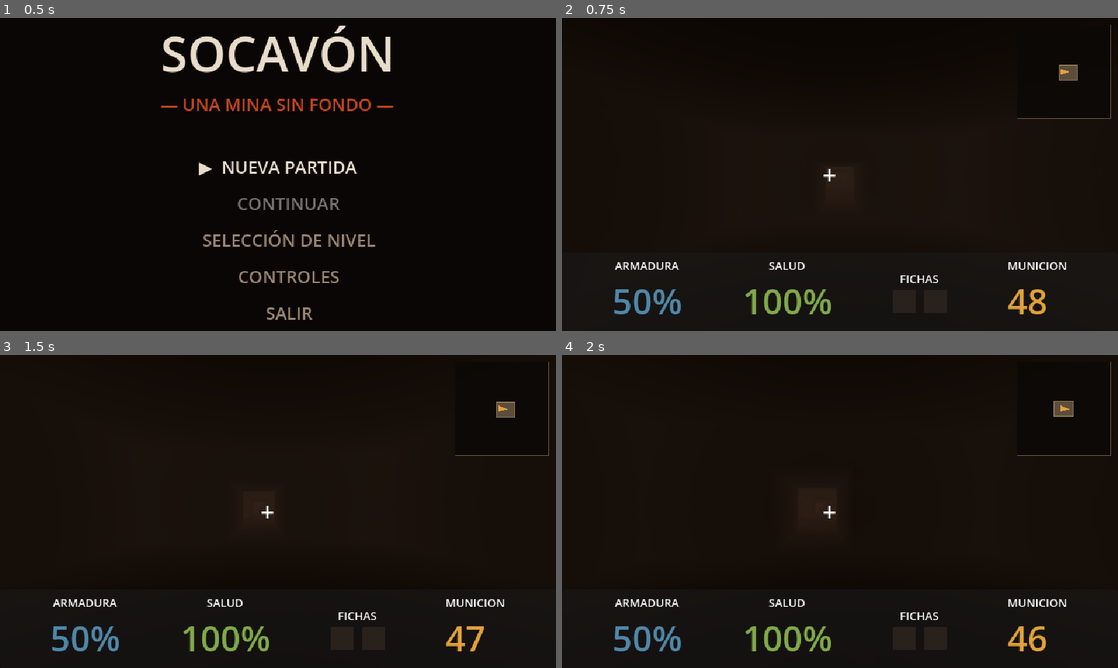
Above: before the commit, frames 1-4 (two rows, left to right).
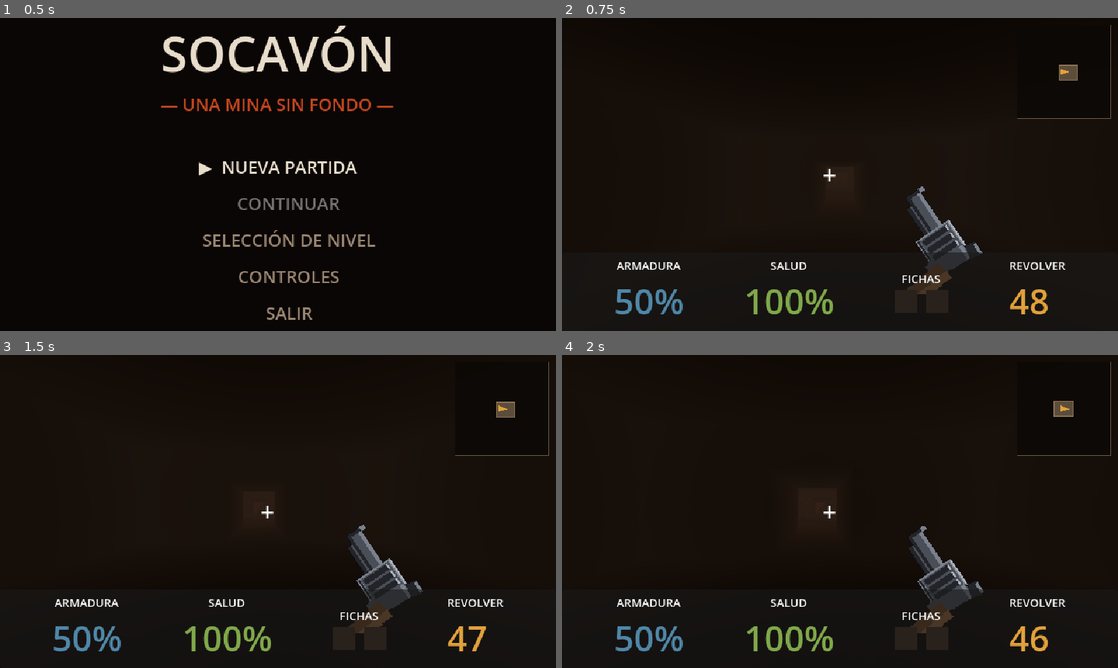
Above: after the commit, the same moments.

Repository: xXJotaHacheXx/Socavon
Game: Godot game, scene res://escenas/menu.tscn
Two runs of this game, one before a commit and one after it. Both use one fixed random seed, a clock stepped at 60 frames per second and the inputs below.
Inputs (mouse positions are in pixels of both pictures, inside the frame that each line leads up to):
- Up to frame 1 (0.5 s): no input
- Up to frame 2 (0.75 s): click "▶ NUEVA PARTIDA" at 0.5 s
- Up to frame 3 (1.5 s): tap Enter (ui_accept) at 1.25 s; move the mouse to (305, 511) at 1.27 s; press the mouse at (305, 511) at 1.28 s; hold W (adelante) from 1.28 s (still down)
- Up to frame 4 (2 s): keep holding W (adelante); tap Enter (ui_accept) at 1.52 s; tap 1 (arma1, bound only after the commit) at 1.55 s

Frame 1 is identical in both runs. In frame 2, 3.6% of the frame differs, in the area x 9-91%, y 53-95%; in frame 3, 3.5%; in frame 4, 3.5%.

Commit message:
Nivel 2 completo, Nahual y escopeta en el suelo

Diff:
--- /dev/null
+++ b/escenas/escopeta.tscn
@@ -0,0 +1,27 @@
+[gd_scene format=3 uid="uid://d23j6e8qx4j0a"]
+
+[ext_resource type="Script" uid="uid://uoyinyifn60" path="res://scripts/escopeta.gd" id="1_y8far"]
+[ext_resource type="AudioStream" uid="uid://d0delw41w6rmq" path="res://assets/audio/cartuchos.wav" id="2_mj3u4"]
+[ext_resource type="Texture2D" uid="uid://cdwoh75hxokrp" path="res://assets/armas/escopeta_suelo.png" id="2_yfjhy"]
+
+[sub_resource type="SphereShape3D" id="SphereShape3D_cg8h7"]
+radius = 1.0
+
+[node name="Escopeta" type="Area3D" unique_id=1343720183]
+script = ExtResource("1_y8far")
+
+[node name="CollisionShape3D" type="CollisionShape3D" parent="." unique_id=171120553]
+transform = Transform3D(1, 0, 0, 0, 1, 0, 0, 0, 1, 0, 0.6, 0)
+shape = SubResource("SphereShape3D_cg8h7")
+
+[node name="Sprite3D" type="Sprite3D" parent="." unique_id=553232166]
+transform = Transform3D(1, 0, 0, 0, 1, 0, 0, 0, 1, 0, 0.45, 0)
+pixel_size = 0.028
+billboard = 2
+alpha_cut = 1
+texture_filter = 0
+texture = ExtResource("2_yfjhy")
+
+[node name="Sonido" type="AudioStreamPlayer3D" parent="." unique_id=1771903483]
+stream = ExtResource("2_mj3u4")
+bus = &"SFX"
--- a/escenas/jugador.tscn
+++ b/escenas/jugador.tscn
@@ -4,8 +4,11 @@
 [ext_resource type="Script" uid="uid://b1ulsu68lgpjm" path="res://scripts/disparo.gd" id="2_jpodt"]
 [ext_resource type="Script" uid="uid://d06ldto013rik" path="res://scripts/hud.gd" id="3_njcx7"]
 [ext_resource type="AudioStream" uid="uid://rq6qk4rx7hji" path="res://assets/audio/disparo.wav" id="3_xutah"]
+[ext_resource type="AudioStream" uid="uid://b72lllg4dh46t" path="res://assets/audio/escopeta.wav" id="4_4mp40"]
 [ext_resource type="Script" uid="uid://c16jrn7haxsd6" path="res://scripts/minimapa.gd" id="5_as36m"]
 [ext_resource type="AudioStream" uid="uid://05dx7ibg2ubk" path="res://assets/audio/dano.wav" id="5_ovq70"]
+[ext_resource type="Texture2D" uid="uid://bjp0joxmq1ot3" path="res://assets/armas/revolver.png" id="6_e85mw"]
+[ext_resource type="Script" uid="uid://166yadgsk5ra" path="res://scripts/arma_vista.gd" id="7_e85mw"]
 
 [sub_resource type="CapsuleShape3D" id="CapsuleShape3D_cg8h7"]
 radius = 0.4
@@ -33,6 +36,10 @@
 
 [node name="Sonido" type="AudioStreamPlayer3D" parent="Camera3D/RayoDisparo" unique_id=507561264]
 stream = ExtResource("3_xutah")
+bus = &"SFX"
+
+[node name="SonidoEscopeta" type="AudioStreamPlayer3D" parent="Camera3D/RayoDisparo" unique_id=895673113]
+stream = ExtResource("4_4mp40")
 bus = &"SFX"
 
 [node name="HUD" type="CanvasLayer" parent="." unique_id=2107753356]
@@ -66,6 +73,14 @@
 mouse_filter = 2
 color = Color(1, 0, 0.12941177, 0)
 
+[node name="Arma" type="Sprite2D" parent="HUD" unique_id=1594136117]
+position = Vector2(416, 246)
+scale = Vector2(0.75, 0.75)
+texture = ExtResource("6_e85mw")
+flip_h = true
+hframes = 2
+script = ExtResource("7_e85mw")
+
 [node name="Placa" type="PanelContainer" parent="HUD" unique_id=1788979559]
 custom_minimum_size = Vector2(0, 90)
 anchors_preset = 12
@@ -167,6 +182,7 @@
 [node name="Minimapa" type="Control" parent="HUD" unique_id=2101099871]
 clip_contents = true
 layout_mode = 3
+anchors_preset = 1
 anchor_left = 1.0
 anchor_right = 1.0
 offset_left = -116.0
--- a/escenas/nivel1.tscn
+++ b/escenas/nivel1.tscn
@@ -1,12 +1,16 @@
 [gd_scene format=3 uid="uid://dbpnmw4pxdyso"]
 
 [ext_resource type="Script" uid="uid://dfu2856kqg0nw" path="res://scripts/nivel.gd" id="1_v7j7s"]
+[ext_resource type="Shader" uid="uid://jvuwv2fxgrpf" path="res://assets/retro.gdshader" id="2_kkmol"]
 [ext_resource type="Material" uid="uid://dm8vtpic13w2w" path="res://assets/mina.tres" id="2_orta5"]
 [ext_resource type="PackedScene" uid="uid://bj7n5u2bfpyiq" path="res://escenas/jugador.tscn" id="2_w1egi"]
 [ext_resource type="PackedScene" uid="uid://cblw4w3d67khd" path="res://escenas/cartuchos.tscn" id="3_2iqcv"]
+[ext_resource type="Texture2D" uid="uid://cyi8n0cw15xmv" path="res://assets/texturas/roca_pared.png" id="3_fxtjo"]
 [ext_resource type="PackedScene" uid="uid://ptbu42m5anjk" path="res://escenas/barretero.tscn" id="3_kkmol"]
+[ext_resource type="Texture2D" uid="uid://dq3g604o3asvw" path="res://assets/texturas/roca_piso.png" id="4_oicwc"]
 [ext_resource type="PackedScene" uid="uid://hv2muokpk4v" path="res://escenas/ficha.tscn" id="4_orta5"]
 [ext_resource type="PackedScene" uid="uid://he53hi2i6bkt" path="res://escenas/puerta.tscn" id="5_47yg7"]
+[ext_resource type="Texture2D" uid="uid://cgu2p4w2k6xb1" path="res://assets/texturas/roca_techo.png" id="5_udv6t"]
 [ext_resource type="PackedScene" uid="uid://d2iorb2hpjgbo" path="res://escenas/secreto.tscn" id="6_2iqcv"]
 [ext_resource type="PackedScene" uid="uid://ca8yqdhup3np0" path="res://escenas/elevador.tscn" id="7_fxtjo"]
 [ext_resource type="PackedScene" uid="uid://dv1wmm5w7chbp" path="res://escenas/fin_nivel.tscn" id="8_oicwc"]
@@ -14,10 +18,20 @@
 [ext_resource type="AudioStream" uid="uid://fpa4klldun6u" path="res://assets/audio/musica_mina.ogg" id="11_47yg7"]
 
 [sub_resource type="NavigationMesh" id="NavigationMesh_udv6t"]
-vertices = PackedVector3Array(-55, 9, -32, -55, 9, 31, 56, 9, 31, 56, 9, -32, 38.25, 0.5, -3.5, 40, 0.5, -3. …(2012 unchanged characters)…
+vertices = PackedVector3Array(-55.5, 9, -32, -55.5, 9, 31, 57.5, 9, 31, 57.5, 9, -32, 38.25, 0.5, -3.5, 40, 0.5, -3. …(2012 unchanged characters)…
 polygons = [PackedInt32Array(3, 2, 0), PackedInt32Array(0, 2, 1), PackedInt32Array(4, 7, 5), PackedInt32Array(5, 7, 6), …(3365 unchanged characters)…
 geometry_parsed_geometry_type = 1
 agent_height = 1.8
+
+[sub_resource type="ShaderMaterial" id="ShaderMaterial_rup4v"]
+render_priority = 0
+shader = ExtResource("2_kkmol")
+shader_parameter/rejilla = 80.0
+shader_parameter/escala = 0.5
+shader_parameter/textura_pared = ExtResource("3_fxtjo")
+shader_parameter/textura_piso = ExtResource("4_oicwc")
+shader_parameter/textura_techo = ExtResource("5_udv6t")
+shader_parameter/tinte = Color(1, 1, 1, 1)
 
 [sub_resource type="Environment" id="Environment_cg8h7"]
 background_mode = 1
@@ -39,9 +53,9 @@
 use_collision = true
 
 [node name="Roca" type="CSGBox3D" parent="NavigationRegion3D/Mina" unique_id=889590046]
-transform = Transform3D(1, 0, 0, 0, 1, 0, 0, 0, 1, -0.86901855, 1.5, -0.5)
-size = Vector3(112, 14, 64)
-material = ExtResource("2_orta5")
+transform = Transform3D(1, 0, 0, 0, 1, 0, 0, 0, 1, 1, 1.5, -0.5)
+size = Vector3(114, 14, 64)
+material = SubResource("ShaderMaterial_rup4v")
 
 [node name="Entrada" type="CSGBox3D" parent="NavigationRegion3D/Mina" unique_id=839497837]
 transform = Transform3D(1, 0, 0, 0, 1, 0, 0, 0, 1, -40.5, 2.25, 10)
--- a/escenas/nivel2.tscn
+++ b/escenas/nivel2.tscn
@@ -3,6 +3,7 @@
 [ext_resource type="Script" uid="uid://dfu2856kqg0nw" path="res://scripts/nivel.gd" id="1_7h3xd"]
 [ext_resource type="Material" uid="uid://dm8vtpic13w2w" path="res://assets/mina.tres" id="2_ho4ip"]
 [ext_resource type="PackedScene" uid="uid://bj7n5u2bfpyiq" path="res://escenas/jugador.tscn" id="3_tmy65"]
+[ext_resource type="PackedScene" uid="uid://d23j6e8qx4j0a" path="res://escenas/escopeta.tscn" id="4_0l8vp"]
 [ext_resource type="PackedScene" uid="uid://hv2muokpk4v" path="res://escenas/ficha.tscn" id="4_vh1yy"]
 [ext_resource type="PackedScene" uid="uid://he53hi2i6bkt" path="res://escenas/puerta.tscn" id="5_4xigu"]
 [ext_resource type="PackedScene" uid="uid://d2iorb2hpjgbo" path="res://escenas/secreto.tscn" id="6_h7mt2"]
@@ -13,6 +14,7 @@
 [ext_resource type="Script" uid="uid://cby5tn0yc7ktb" path="res://scripts/agua.gd" id="11_4xigu"]
 [ext_resource type="Material" uid="uid://du43m6l8ehqvr" path="res://assets/agua.tres" id="12_h7mt2"]
 [ext_resource type="AudioStream" uid="uid://ccgocldvxofth" path="res://assets/audio/agua_loop.wav" id="13_h7mt2"]
+[ext_resource type="PackedScene" uid="uid://cblw4w3d67khd" path="res://escenas/cartuchos.tscn" id="15_0nril"]
 
 [sub_resource type="NavigationMesh" id="NavigationMesh_cg8h7"]
 vertices = PackedVector3Array(-55, 9, -32, -55, 9, 31, 56, 9, 31, 56, 9, -32, 11.25, 0.5, -17, 13, 0.5, -17, 13.25, 0.5 …(1838 unchanged characters)…
@@ -177,6 +179,9 @@
 [node name="Jugador" parent="." unique_id=567177567 instance=ExtResource("3_tmy65")]
 transform = Transform3D(-4.371139e-08, 0, -1, 0, 1, 0, 1, 0, -4.371139e-08, -46, 1, 8)
 
+[node name="Escopeta" parent="." unique_id=1343720183 instance=ExtResource("4_0l8vp")]
+transform = Transform3D(1, 0, 0, 0, 1, 0, 0, 0, 1, 4, 0, -3)
+
 [node name="Ficha" parent="." unique_id=2067859008 instance=ExtResource("4_vh1yy")]
 transform = Transform3D(1, 0, 0, 0, 1, 0, 0, 0, 1, 34, 0, 22)
 
@@ -379,3 +384,30 @@
 unit_size = 18.0
 autoplay = true
 bus = &"Ambiente"
+
+[node name="Cartuchos" parent="." unique_id=1512460160 instance=ExtResource("15_0nril")]
+transform = Transform3D(1, 0, 0, 0, 1, 0, 0, 0, 1, -17, 0, 11)
+
+[node name="Cartuchos2" parent="." unique_id=494472758 instance=ExtResource("15_0nril")]
+transform = Transform3D(1, 0, 0, 0, 1, 0, 0, 0, 1, -12, 0, 24)
+
+[node name="Cartuchos3" parent="." unique_id=555401965 instance=ExtResource("15_0nril")]
+transform = Transform3D(1, 0, 0, 0, 1, 0, 0, 0, 1, -29, 0, -18)
+
+[node name="Cartuchos4" parent="." unique_id=339431680 instance=ExtResource("15_0nril")]
+transform = Transform3D(1, 0, 0, 0, 1, 0, 0, 0, 1, 32, 0, 8)
+
+[node name="Cartuchos5" parent="." unique_id=480909054 instance=ExtResource("15_0nril")]
+transform = Transform3D(1, 0, 0, 0, 1, 0, 0, 0, 1, -40, 0, -10)
+tipo = 1
+cantidad = 4
+
+[node name="Cartuchos6" parent="." unique_id=1241584049 instance=ExtResource("15_0nril")]
+transform = Transform3D(1, 0, 0, 0, 1, 0, 0, 0, 1, 30, 0, 26)
+tipo = 1
+cantidad = 4
+
+[node name="Cartuchos7" parent="." unique_id=1649713057 instance=ExtResource("15_0nril")]
+transform = Transform3D(1, 0, 0, 0, 1, 0, 0, 0, 1, 40, 0, -1)
+tipo = 1
+cantidad = 4
--- a/project.godot
+++ b/project.godot
@@ -72,6 +72,16 @@
 "events": [Object(InputEventKey,"resource_local_to_scene":false,"resource_name":"","device":-1,"window_id":0,"alt_press …(195 unchanged characters)…
 ]
 }
+arma1={
+"deadzone": 0.2,
+"events": [Object(InputEventKey,"resource_local_to_scene":false,"resource_name":"","device":-1,"window_id":0,"alt_pressed":false,"shift_pressed":false,"ctrl_pressed":false,"meta_pressed":false,"pressed":false,"keycode":0,"physical_keycode":49,"key_label":0,"unicode":49,"location":0,"echo":false,"script":null)
+]
+}
+arma2={
+"deadzone": 0.2,
+"events": [Object(InputEventKey,"resource_local_to_scene":false,"resource_name":"","device":-1,"window_id":0,"alt_pressed":false,"shift_pressed":false,"ctrl_pressed":false,"meta_pressed":false,"pressed":false,"keycode":0,"physical_keycode":50,"key_label":0,"unicode":50,"location":0,"echo":false,"script":null)
+]
+}
 
 [physics]
 
--- /dev/null
+++ b/scripts/arma_vista.gd
@@ -0,0 +1,69 @@
+extends Sprite2D
+
+const HOJAS := [
+	preload("res://assets/armas/revolver.png"),
+	preload("res://assets/armas/escopeta.png"),
+]
+const CUADROS := [2, 3]
+
+@export var fuerza_bamboleo := 5.0
+
+var base := Vector2.ZERO
+var _bamboleo := Vector2.ZERO
+var _empuje := Vector2.ZERO
+var _sacudida: Tween
+
+@onready var jugador: CharacterBody3D = get_parent().get_parent()
+@onready var arma: RayCast3D = jugador.get_node("Camera3D/RayoDisparo")
+
+
+func _ready() -> void:
+	base = position
+	arma.arma_cambiada.connect(_al_cambiar_arma)
+	arma.disparo_hecho.connect(_al_disparar)
+	_al_cambiar_arma(0, "")
+
+
+func _process(delta: float) -> void:
+	var rapidez := Vector2(jugador.velocity.x, jugador.velocity.z).length()
+	var objetivo := Vector2.ZERO
+
+	if rapidez > 0.5 and jugador.is_on_floor():
+		var b: float = jugador.tiempo_balanceo
+		objetivo = Vector2(sin(b) * fuerza_bamboleo,
+				absf(cos(b)) * fuerza_bamboleo * 0.8)
+
+	_bamboleo = _bamboleo.lerp(objetivo, delta * 10.0)
+	position = base + _bamboleo + _empuje
+
+
+func _al_cambiar_arma(indice: int, _nombre: String) -> void:
+	texture = HOJAS[indice]
+	hframes = CUADROS[indice]
+	frame = 0
+
+
+func _al_disparar(escopeta: bool) -> void:
+	_sacudir(30.0 if escopeta else 14.0, 0.26 if escopeta else 0.14)
+	frame = 1
+
+	if not escopeta:
+		await get_tree().create_timer(0.07).timeout
+		frame = 0
+		return
+
+	await get_tree().create_timer(0.12).timeout
+	frame = 0
+	await get_tree().create_timer(0.24).timeout
+	frame = 2                          # el bombeo, junto con el cha-chunk
+	await get_tree().create_timer(0.30).timeout
+	frame = 0
+
+
+func _sacudir(fuerza: float, duracion: float) -> void:
+	if _sacudida:
+		_sacudida.kill()
+	_empuje = Vector2(0.0, fuerza)     # el arma cae y regresa
+	_sacudida = create_tween()
+	_sacudida.tween_property(self, "_empuje", Vector2.ZERO, duracion) \
+			.set_trans(Tween.TRANS_QUAD).set_ease(Tween.EASE_OUT)
--- a/scripts/cartuchos.gd
+++ b/scripts/cartuchos.gd
@@ -1,6 +1,12 @@
 extends Area3D
 
+enum Tipo { BALAS, POSTAS }
+
+@export var tipo: Tipo = Tipo.BALAS
 @export var cantidad := 12
+
+const COLORES := [Color(0.88, 0.63, 0.23), Color(0.85, 0.30, 0.18)]
+const AVISOS := ["+%d BALAS", "+%d POSTAS"]
 
 var altura_base := 0.0
 var tiempo := 0.0
@@ -14,7 +20,7 @@
 	body_entered.connect(_al_entrar)
 
 	var mat := StandardMaterial3D.new()
-	mat.albedo_color = Color(0.88, 0.63, 0.23)
+	mat.albedo_color = COLORES[tipo]
 	mat.emission_enabled = true
 	mat.emission = mat.albedo_color
 	mat.emission_energy_multiplier = 0.5
@@ -32,14 +38,18 @@
 		return
 
 	var arma := get_tree().get_first_node_in_group("arma")
-	if arma == null or not arma.has_method("recargar"):
+	if arma == null:
 		return
 
-	if not arma.recargar(cantidad):
+	var metodo := "recargar_escopeta" if tipo == Tipo.POSTAS else "recargar"
+	if not arma.has_method(metodo):
+		return
+
+	if not arma.call(metodo, cantidad):
 		Partida.avisar("MUNICIÓN LLENA")
 		return
 
-	Partida.avisar("+%d CARTUCHOS" % cantidad)
+	Partida.avisar(AVISOS[tipo] % cantidad)
 	sonido.play()
 	malla.visible = false
 	set_deferred("monitoring", false)
--- a/scripts/disparo.gd
+++ b/scripts/disparo.gd
@@ -1,55 +1,144 @@
 extends RayCast3D
 
 signal municion_cambiada(actual: int, maxima: int)
+signal arma_cambiada(indice: int, nombre: String)
+signal disparo_hecho(escopeta: bool)
+
+enum Arma { REVOLVER, ESCOPETA }
 
 @export var dano := 20.0
 @export var cadencia := 0.45
 @export var retroceso := 0.08
 @export var municion_maxima := 48
 
+@export var tiene_escopeta := false
+@export var dano_perdigon := 9.0
+@export var perdigones := 7
+@export var dispersion := 0.09
+@export var cadencia_escopeta := 0.95
+@export var retroceso_escopeta := 0.22
+@export var cartuchos_maximos := 24
 
+const ALCANCE := 50.0
+const NOMBRES := ["REVOLVER", "ESCOPETA"]
+
+var arma := Arma.REVOLVER
 var listo := true
+var municion := 48
+var cartuchos := 0
 
 @onready var camara: Camera3D = get_parent()
 @onready var jugador: CharacterBody3D = camara.get_parent()
 @onready var sonido: AudioStreamPlayer3D = $Sonido
+@onready var sonido_escopeta: AudioStreamPlayer3D = $SonidoEscopeta
 @onready var fogonazo: OmniLight3D = $Fogonazo
 
-var municion := 48
 
 func _ready() -> void:
 	add_exception(jugador)
 	fogonazo.visible = false
-	municion = municion_maxima
+	target_position = Vector3(0.0, 0.0, -ALCANCE)
+
+	if Partida.arsenal_guardado:
+		tiene_escopeta = Partida.arsenal_escopeta
+		municion = Partida.arsenal_balas
+		cartuchos = Partida.arsenal_postas
+	else:
+		municion = municion_maxima
+		cartuchos = cartuchos_maximos / 2 if tiene_escopeta else 0
+
+
+
+func _unhandled_input(evento: InputEvent) -> void:
+	if evento.is_action_pressed("arma1"):
+		_cambiar(Arma.REVOLVER)
+	elif evento.is_action_pressed("arma2") and tiene_escopeta:
+		_cambiar(Arma.ESCOPETA)
 
 
 func _physics_process(_delta: float) -> void:
-	if listo and municion > 0 and Input.is_action_pressed("disparar"):
+	if not listo:
+		return
+
+	if arma == Arma.ESCOPETA:
+		if cartuchos > 0 and Input.is_action_just_pressed("disparar"):
+			_disparar_escopeta()
+	elif municion > 0 and Input.is_action_pressed("disparar"):
 		_disparar()
+
+
+func _cambiar(cual: int) -> void:
+	if cual == arma or not listo:
+		return
+	arma = cual
+	arma_cambiada.emit(arma, NOMBRES[arma])
+	_avisar_municion()
+
+
+func _avisar_municion() -> void:
+	if arma == Arma.ESCOPETA:
+		municion_cambiada.emit(cartuchos, cartuchos_maximos)
+	else:
+		municion_cambiada.emit(municion, municion_maxima)
+
+
+func _golpear(direccion: Vector3, cuanto: float) -> void:
+	target_position = direccion
+	force_raycast_update()
+	if is_colliding():
+		var objetivo := get_collider()
+		if objetivo.has_method("recibir_dano"):
+			objetivo.recibir_dano(cuanto)
 
 
 func _disparar() -> void:
 	listo = false
 	municion -= 1
 	municion_cambiada.emit(municion, municion_maxima)
+	disparo_hecho.emit(false)
 
 	camara.position.z = retroceso
 	create_tween().tween_property(camara, "position:z", 0.0, 0.12)
 
+	fogonazo.light_energy = 4.0
 	fogonazo.visible = true
 	sonido.pitch_scale = randf_range(0.96, 1.04)
 	sonido.play()
 
-	force_raycast_update()
-	if is_colliding():
-		var objetivo := get_collider()
-		if objetivo.has_method("recibir_dano"):
-			objetivo.recibir_dano(dano)
+	_golpear(Vector3(0.0, 0.0, -ALCANCE), dano)
 
 	await get_tree().create_timer(0.05).timeout
 	fogonazo.visible = false
+	await get_tree().create_timer(cadencia - 0.05).timeout
+	listo = true
 
-	await get_tree().create_timer(cadencia - 0.05).timeout
+
+func _disparar_escopeta() -> void:
+	listo = false
+	cartuchos -= 1
+	municion_cambiada.emit(cartuchos, cartuchos_maximos)
+	disparo_hecho.emit(true)
+
+	camara.position.z = retroceso_escopeta
+	create_tween().tween_property(camara, "position:z", 0.0, 0.22)
+
+	fogonazo.light_energy = 9.0
+	fogonazo.visible = true
+	sonido_escopeta.pitch_scale = randf_range(0.95, 1.05)
+	sonido_escopeta.play()
+
+	for i in perdigones:
+		var angulo := randf() * TAU
+		var radio := sqrt(randf()) * dispersion      # raiz = reparto parejo en el cono
+		var d := Vector3(cos(angulo) * radio, sin(angulo) * radio, -1.0)
+		_golpear(d.normalized() * ALCANCE, dano_perdigon)
+
+	target_position = Vector3(0.0, 0.0, -ALCANCE)
+
+	await get_tree().create_timer(0.07).timeout
+	fogonazo.visible = false
+	fogonazo.light_energy = 4.0
+	await get_tree().create_timer(cadencia_escopeta - 0.07).timeout
 	listo = true
 
 
@@ -57,5 +146,26 @@
 	if municion >= municion_maxima:
 		return false
 	municion = min(municion + cantidad, municion_maxima)
-	municion_cambiada.emit(municion, municion_maxima)
+	if arma == Arma.REVOLVER:
+		municion_cambiada.emit(municion, municion_maxima)
 	return true
+
+
+func recargar_escopeta(cantidad: int) -> bool:
+	if cartuchos >= cartuchos_maximos:
+		return false
+	cartuchos = min(cartuchos + cantidad, cartuchos_maximos)
+	if arma == Arma.ESCOPETA:
+		municion_cambiada.emit(cartuchos, cartuchos_maximos)
+	return true
+
+
+func recoger_escopeta() -> void:
+	tiene_escopeta = true
+	cartuchos = maxi(cartuchos, 8)
+	_cambiar(Arma.ESCOPETA)
+
+
+func anunciar() -> void:
+	arma_cambiada.emit(arma, NOMBRES[arma])
+	_avisar_municion()
--- /dev/null
+++ b/scripts/escopeta.gd
@@ -0,0 +1,37 @@
+extends Area3D
+
+@export var vuelo := 0.09
+
+var altura_base := 0.0
+var tiempo := 0.0
+
+@onready var sprite: Sprite3D = $Sprite3D
+@onready var sonido: AudioStreamPlayer3D = $Sonido
+
+
+func _ready() -> void:
+	altura_base = sprite.position.y
+	body_entered.connect(_al_entrar)
+
+
+func _process(delta: float) -> void:
+	tiempo += delta
+	sprite.position.y = altura_base + sin(tiempo * 2.0) * vuelo
+
+
+func _al_entrar(cuerpo: Node3D) -> void:
+	if not cuerpo.is_in_group("jugador"):
+		return
+
+	var arma := get_tree().get_first_node_in_group("arma")
+	if arma == null or not arma.has_method("recoger_escopeta"):
+		return
+
+	arma.recoger_escopeta()
+	Partida.avisar("ESCOPETA")
+	sonido.play()
+	sprite.visible = false
+	set_deferred("monitoring", false)
+
+	await sonido.finished
+	queue_free()
--- a/scripts/hud.gd
+++ b/scripts/hud.gd
@@ -15,15 +15,18 @@
 @onready var armadura: Label = $Placa/Stats/Armadura/Valor
 @onready var municion: Label = $Placa/Stats/Municion/Valor
 
+@onready var titulo_municion: Label = $Placa/Stats/Municion/Titulo
+
 
 func _ready() -> void:
+	arma.arma_cambiada.connect(_al_cambiar_arma)
 	jugador.salud_cambiada.connect(_al_cambiar_salud)
 	jugador.armadura_cambiada.connect(_al_cambiar_armadura)
 	arma.municion_cambiada.connect(_al_cambiar_municion)
 
 	_al_cambiar_salud(jugador.vida_maxima, jugador.vida_maxima)
 	_al_cambiar_armadura(jugador.armadura_inicial)
-	_al_cambiar_municion(arma.municion_maxima, arma.municion_maxima)
+	arma.anunciar()
 
 	Partida.ficha_obtenida.connect(_encender_ficha)
 	Partida.aviso.connect(mostrar_aviso)
@@ -68,3 +71,7 @@
 	var t := create_tween()
 	t.tween_interval(1.4)
 	t.tween_property(aviso, "modulate:a", 0.0, 0.5)
+
+
+func _al_cambiar_arma(_indice: int, nombre: String) -> void:
+	titulo_municion.text = nombre
--- a/scripts/menu.gd
+++ b/scripts/menu.gd
@@ -63,6 +63,7 @@
 
 func _nueva() -> void:
 	Progreso.empezar_de_cero()
+	Partida.limpiar_arsenal()
 	_jugar(1)
 
 
--- a/scripts/nivel.gd
+++ b/scripts/nivel.gd
@@ -11,3 +11,7 @@
 
 func _al_terminar(_datos: Dictionary) -> void:
 	Progreso.completar(numero)
+
+	var arma := get_tree().get_first_node_in_group("arma")
+	if arma != null:
+		Partida.guardar_arsenal(arma.tiene_escopeta, arma.municion, arma.cartuchos)
--- a/scripts/partida.gd
+++ b/scripts/partida.gd
@@ -11,6 +11,10 @@
 var tiempo := 0.0
 var tiempo_par := 300.0
 var nivel_activo := false
+var arsenal_guardado := false
+var arsenal_escopeta := false
+var arsenal_balas := 0
+var arsenal_postas := 0
 var fichas: Array[String] = []
 
 
@@ -71,3 +75,17 @@
 		"tiempo": tiempo,
 		"par": tiempo_par,
 	})
+
+
+func guardar_arsenal(escopeta: bool, balas: int, postas: int) -> void:
+	arsenal_guardado = true
+	arsenal_escopeta = escopeta
+	arsenal_balas = balas
+	arsenal_postas = postas
+
+
+func limpiar_arsenal() -> void:
+	arsenal_guardado = false
+	arsenal_escopeta = false
+	arsenal_balas = 0
+	arsenal_postas = 0
Binary file added: assets/armas/escopeta.png
Not shown, added: assets/armas/escopeta.png.import
Binary file added: assets/armas/escopeta_suelo.png
Not shown, added: assets/armas/escopeta_suelo.png.import
Binary file added: assets/armas/revolver.png
Not shown, added: assets/armas/revolver.png.import
Not shown, added: assets/audio/escopeta.wav.import
Not shown, added: scripts/arma_vista.gd.uid
Not shown, added: scripts/escopeta.gd.uid
Not shown, added: assets/audio/escopeta.wav
